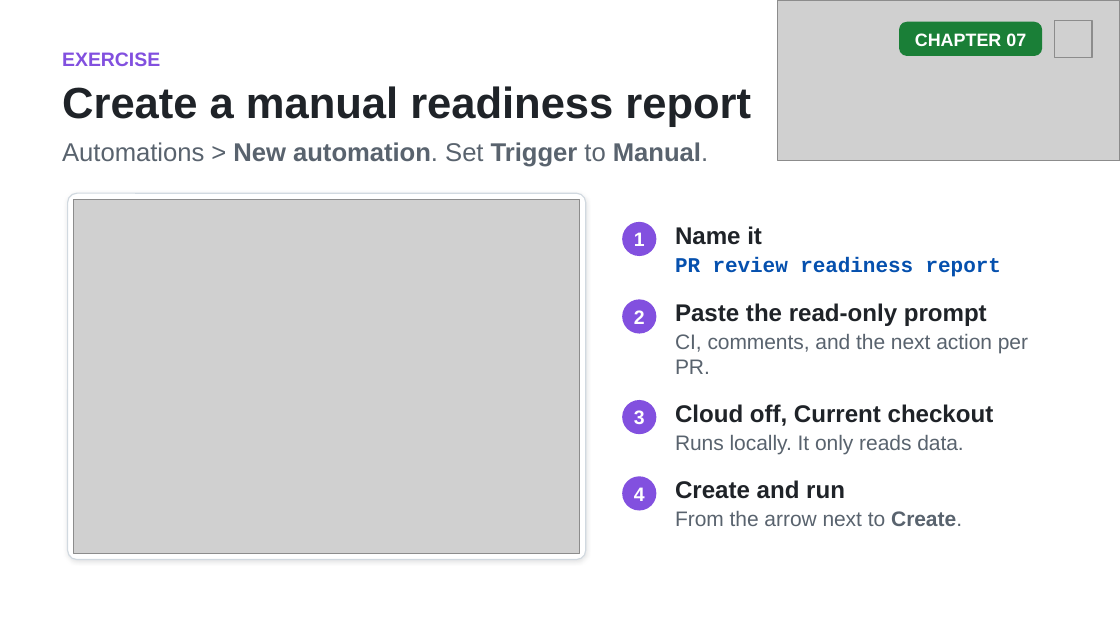
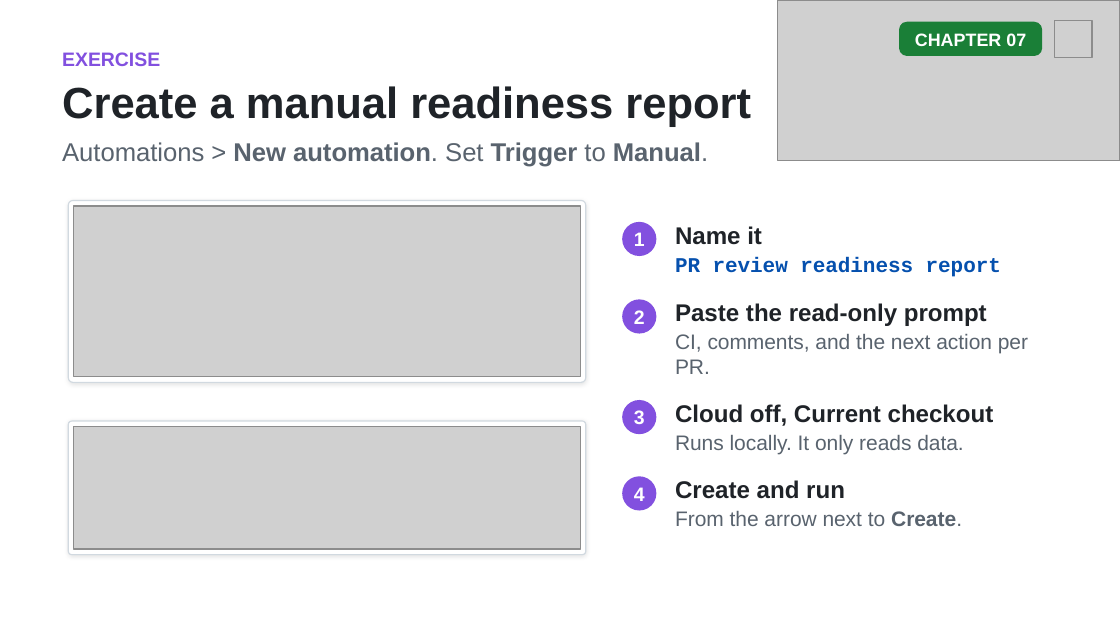
Before and after one commit to github/copilot-app-for-beginners, a slide deck: slide 8 of slides/07-automations.pptx. Drawn at 1120x630 pixels with LibreOffice and Linux fonts; fonts in the diff are those of the drawing; grey boxes stand for pictures. Boxes give left, top, right and bottom in pixels: in the first picture for what was removed or moved away, otherwise in the second. Text is boxed around its words. In the diff, an @@ line names an element or a change of style, - is before the commit and + after.

```diff
--- a/slides/07-automations.pptx
+++ b/slides/07-automations.pptx
@@ rounded rectangle: place and size @@
-rounded rectangle at [67, 194, 586, 560]
+rounded rectangle at [68, 200, 586, 382]
@@ picture: place and size @@
-picture at [74, 199, 580, 554]
+picture at [74, 206, 580, 376]
@@ rounded rectangle added at [68, 421, 586, 554], fill #FFFFFF, outline #D1D9E0 0.75 pt @@
@@ picture added at [74, 427, 580, 549] @@
```
Also in this commit, not shown: 2 other slides changed, 6 other files.
